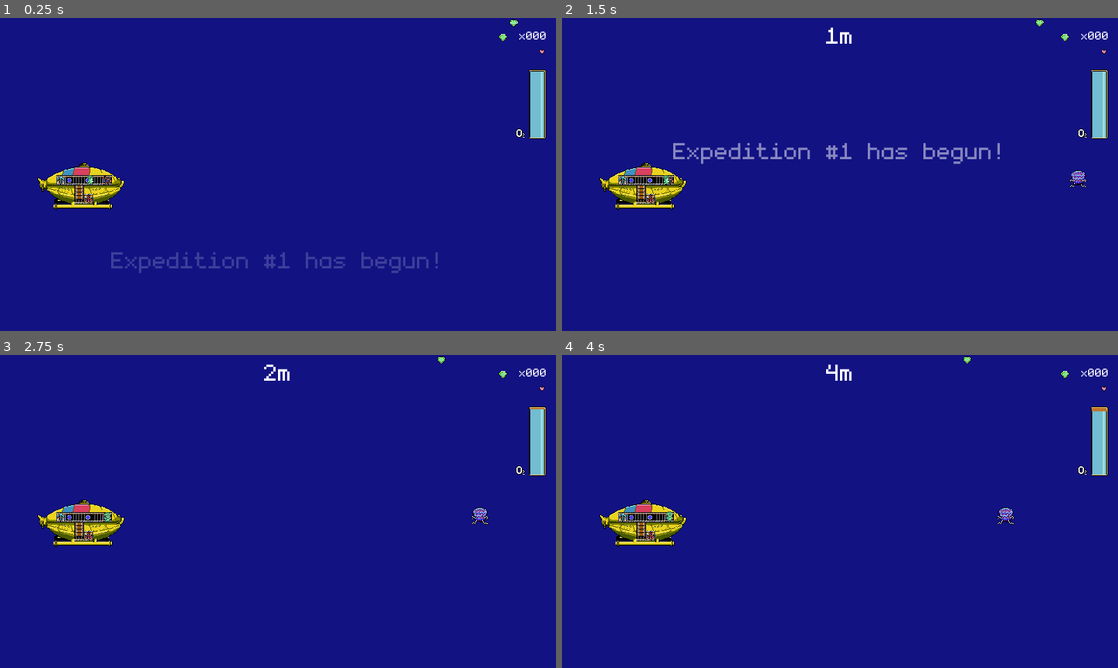
Above: before the commit, frames 1-4 (two rows, left to right).
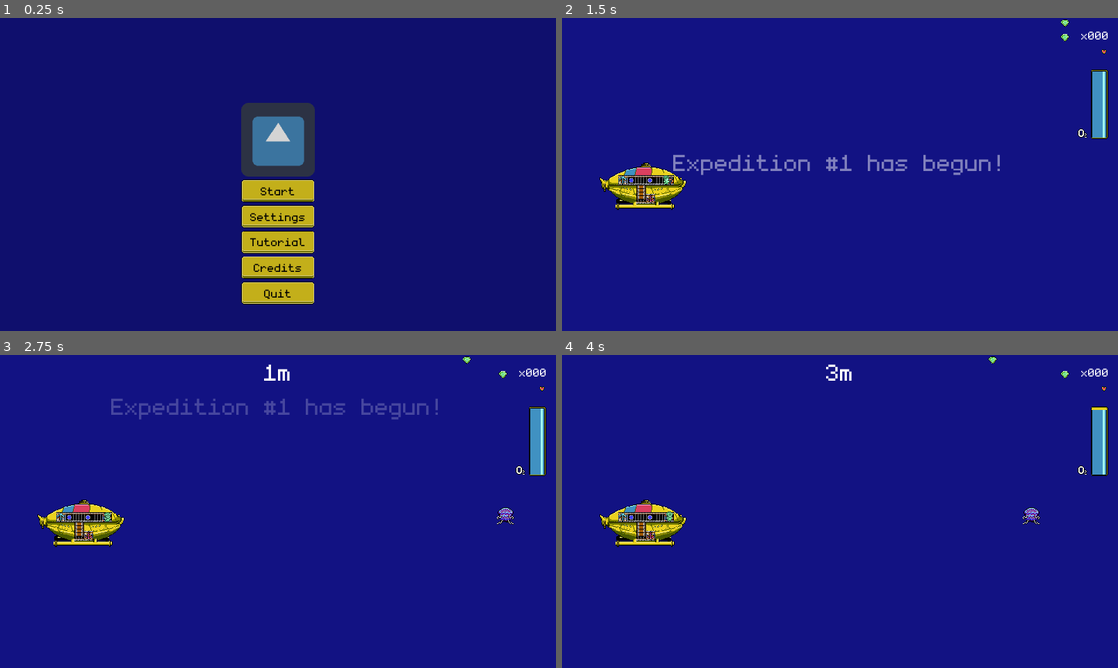
Above: after the commit, the same moments.

Repository: dmitriy-shmilo/gwj41
Game: Godot game, scene res://title_screen/title_screen.tscn
Two runs of this game, one before a commit and one after it. Both use one fixed random seed, a clock stepped at 60 frames per second and the inputs below. Before the commit the project starts from res://game_screen/game_screen.tscn. The engine's default icon, where the game draws it, is replaced by a stand-in: a white triangle on a blue panel in a dark square.
Inputs (mouse positions are in pixels of both pictures, inside the frame that each line leads up to):
- Up to frame 1 (0.25 s): no input
- Up to frame 2 (1.5 s): click (840, 190) at 0.5 s, where only the run after the commit has a clickable "Start"; tap Enter at 1.25 s; move the mouse to (962, 158) at 1.27 s; hold D (right) from 1.28 s (still down); tap Space (interact) at 1.35 s; click (962, 158) at 1.42 s
- Up to frame 3 (2.75 s): move the mouse to (166, 527) at 2.02 s; release D (right) at 2.03 s; hold S (down) from 2.03 s (still down); tap Space (interact) at 2.1 s
- Up to frame 4 (4 s): move the mouse to (895, 442) at 2.77 s; release S (down) at 2.78 s; hold D (right) 2.78-3.53 s; tap Space (interact) at 2.85, 3.6 s; move the mouse to (812, 574) at 3.52 s; hold W (up) from 3.53 s (still down); click (812, 574) at 3.67 s

The runs differ from the first frame. In frame 1, 11% of the frame differs, in the area x 6-99%, y 0-92%; in frame 2, 2.8%; in frame 3, 1.8%; in frame 4, 0.9%.

Commit message:
Recolor UI.

Diff:
--- a/src/project.godot
+++ b/src/project.godot
@@ -99,7 +99,7 @@
 [application]
 
 config/name="gwj41"
-run/main_scene="res://game_screen/game_screen.tscn"
+run/main_scene="res://title_screen/title_screen.tscn"
 config/icon="res://icon.png"
 config/windows_native_icon="res://icon.ico"
 
--- a/src/shop_screen/shop_screen.tscn
+++ b/src/shop_screen/shop_screen.tscn
@@ -1,9 +1,8 @@
-[gd_scene load_steps=7 format=2]
+[gd_scene load_steps=6 format=2]
 
 [ext_resource path="res://ui/default_theme.tres" type="Theme" id=1]
 [ext_resource path="res://ui/font_h1.tres" type="DynamicFont" id=2]
 [ext_resource path="res://ui/font_h2.tres" type="DynamicFont" id=3]
-[ext_resource path="res://ui/font_small.tres" type="DynamicFont" id=4]
 [ext_resource path="res://ui/font_body.tres" type="DynamicFont" id=5]
 [ext_resource path="res://shop_screen/shop_screen.gd" type="Script" id=6]
 
@@ -17,11 +16,10 @@
 }
 
 [node name="SideBarContainer" type="PanelContainer" parent="."]
-visible = false
 anchor_left = 1.0
 anchor_right = 1.0
 anchor_bottom = 1.0
-margin_left = -231.0
+margin_left = -336.0
 margin_top = 92.0
 margin_right = -16.0
 margin_bottom = -77.0
@@ -34,12 +32,12 @@
 [node name="VBoxContainer" type="VBoxContainer" parent="SideBarContainer"]
 margin_left = 7.0
 margin_top = 7.0
-margin_right = 208.0
+margin_right = 313.0
 margin_bottom = 364.0
 
 [node name="UpgradeNameLabel" type="Label" parent="SideBarContainer/VBoxContainer"]
-margin_right = 201.0
-margin_bottom = 26.0
+margin_right = 306.0
+margin_bottom = 64.0
 rect_min_size = Vector2( 0, 64 )
 size_flags_vertical = 1
 text = "Upgrade Name"
@@ -47,9 +45,9 @@
 autowrap = true
 
 [node name="UpgradePriceLabel" type="RichTextLabel" parent="SideBarContainer/VBoxContainer"]
-margin_top = 30.0
-margin_right = 201.0
-margin_bottom = 62.0
+margin_top = 68.0
+margin_right = 306.0
+margin_bottom = 100.0
 rect_min_size = Vector2( 0, 32 )
 custom_fonts/normal_font = ExtResource( 5 )
 bbcode_enabled = true
@@ -59,11 +57,10 @@
 scroll_active = false
 
 [node name="UpgradeDescriptionLabel" type="Label" parent="SideBarContainer/VBoxContainer"]
-margin_top = 66.0
-margin_right = 201.0
-margin_bottom = 79.0
+margin_top = 104.0
+margin_right = 306.0
+margin_bottom = 130.0
 size_flags_vertical = 1
-custom_fonts/font = ExtResource( 4 )
 text = "(click to buy)"
 align = 2
 autowrap = true
@@ -71,14 +68,14 @@
 [node name="ScrollContainer" type="ScrollContainer" parent="."]
 margin_left = 16.0
 margin_top = 92.0
-margin_right = 721.0
+margin_right = 600.0
 margin_bottom = 540.0
 __meta__ = {
 "_edit_use_anchors_": false
 }
 
 [node name="UpgradeList" type="VBoxContainer" parent="ScrollContainer"]
-margin_right = 705.0
+margin_right = 584.0
 margin_bottom = 448.0
 size_flags_horizontal = 3
 size_flags_vertical = 3
@@ -97,15 +94,13 @@
 [node name="CurrentTreasureLabel" type="RichTextLabel" parent="."]
 anchor_left = 1.0
 anchor_right = 1.0
-margin_left = -581.0
+margin_left = -229.0
 margin_top = 26.0
 margin_right = -16.0
 margin_bottom = 66.0
 rect_clip_content = false
 custom_fonts/normal_font = ExtResource( 3 )
 bbcode_enabled = true
-bbcode_text = "[right]  %d [img]res://assets/art/treasure_icon.tres[/img][/right]"
-text = "  %d "
 fit_content_height = true
 scroll_active = false
 __meta__ = {
--- a/src/title_screen/title_screen.tscn
+++ b/src/title_screen/title_screen.tscn
@@ -19,24 +19,32 @@
 
 [node name="TitleScene" parent="." instance=ExtResource( 1 )]
 
+[node name="TitleImage" parent="TitleScene" index="0"]
+margin_right = 170.0
+
 [node name="NewGameButton" parent="TitleScene" index="1"]
-margin_bottom = 151.0
+margin_right = 170.0
+margin_bottom = 172.0
 
 [node name="SettingsButton" parent="TitleScene" index="2"]
-margin_top = 155.0
-margin_bottom = 174.0
+margin_top = 176.0
+margin_right = 170.0
+margin_bottom = 216.0
 
 [node name="TutorialButton" parent="TitleScene" index="3"]
-margin_top = 178.0
-margin_bottom = 197.0
+margin_top = 220.0
+margin_right = 170.0
+margin_bottom = 260.0
 
 [node name="CreditsButton" parent="TitleScene" index="4"]
-margin_top = 201.0
-margin_bottom = 220.0
+margin_top = 264.0
+margin_right = 170.0
+margin_bottom = 304.0
 
 [node name="QuitButton" parent="TitleScene" index="5"]
-margin_top = 224.0
-margin_bottom = 243.0
+margin_top = 308.0
+margin_right = 170.0
+margin_bottom = 348.0
 
 [node name="CreditsScene" parent="." instance=ExtResource( 6 )]
 visible = false
@@ -47,18 +55,11 @@
 [node name="SettingsScene" parent="." instance=ExtResource( 5 )]
 visible = false
 
-[node name="SoundSettings" parent="SettingsScene/VBoxContainer/PanelContainer/TabContainer" index="0"]
-margin_top = 48.0
-
-[node name="VideoSettings" parent="SettingsScene/VBoxContainer/PanelContainer/TabContainer" index="1"]
-margin_top = 35.0
-
 [node name="Container" parent="SettingsScene/VBoxContainer/PanelContainer/TabContainer/VideoSettings" index="0"]
-margin_left = 396.0
-margin_right = 502.0
-
-[node name="KeyBindings" parent="SettingsScene/VBoxContainer/PanelContainer/TabContainer" index="2"]
-margin_top = 35.0
+margin_left = 362.0
+margin_top = 195.0
+margin_right = 536.0
+margin_bottom = 267.0
 
 [node name="TutorialScene" parent="." instance=ExtResource( 4 )]
 visible = false
--- a/src/ui/default_theme.tres
+++ b/src/ui/default_theme.tres
@@ -11,15 +11,15 @@
 margin_top = 7.0
 margin_bottom = 7.0
 
-[sub_resource type="StyleBoxTexture" id=2]
+[sub_resource type="StyleBoxTexture" id=31]
 texture = ExtResource( 1 )
-region_rect = Rect2( 64, 32, 16, 16 )
+region_rect = Rect2( 16, 32, 16, 16 )
 margin_left = 7.0
 margin_right = 7.0
 margin_top = 7.0
 margin_bottom = 7.0
 
-[sub_resource type="StyleBoxTexture" id=3]
+[sub_resource type="StyleBoxTexture" id=30]
 texture = ExtResource( 1 )
 region_rect = Rect2( 16, 32, 16, 16 )
 margin_left = 7.0
@@ -150,11 +150,24 @@
 
 [resource]
 default_font = ExtResource( 2 )
+Button/colors/font_color = Color( 0, 0, 0, 1 )
+Button/colors/font_color_disabled = Color( 0, 0, 0, 0.858824 )
+Button/colors/font_color_focus = Color( 0, 0, 0, 1 )
+Button/colors/font_color_hover = Color( 0, 0, 0, 1 )
+Button/colors/font_color_pressed = Color( 0, 0, 0, 1 )
+Button/constants/hseparation = 2
+Button/fonts/font = null
 Button/styles/disabled = SubResource( 1 )
-Button/styles/focus = SubResource( 2 )
-Button/styles/hover = SubResource( 3 )
+Button/styles/focus = SubResource( 31 )
+Button/styles/hover = SubResource( 30 )
 Button/styles/normal = SubResource( 4 )
 Button/styles/pressed = SubResource( 5 )
+CheckBox/colors/font_color = Color( 1, 1, 1, 1 )
+CheckBox/colors/font_color_disabled = Color( 0.9, 0.9, 0.9, 0.2 )
+CheckBox/colors/font_color_focus = Color( 0.94, 0.94, 0.94, 1 )
+CheckBox/colors/font_color_hover = Color( 0.94, 0.94, 0.94, 1 )
+CheckBox/colors/font_color_hover_pressed = Color( 1, 1, 1, 1 )
+CheckBox/colors/font_color_pressed = Color( 1, 1, 1, 1 )
 CheckBox/icons/checked = SubResource( 6 )
 CheckBox/icons/checked_disabled = SubResource( 7 )
 CheckBox/icons/radio_checked = SubResource( 8 )
Binary file changed: src/assets/art/ui.aseprite
Binary file changed: src/assets/art/ui.png
